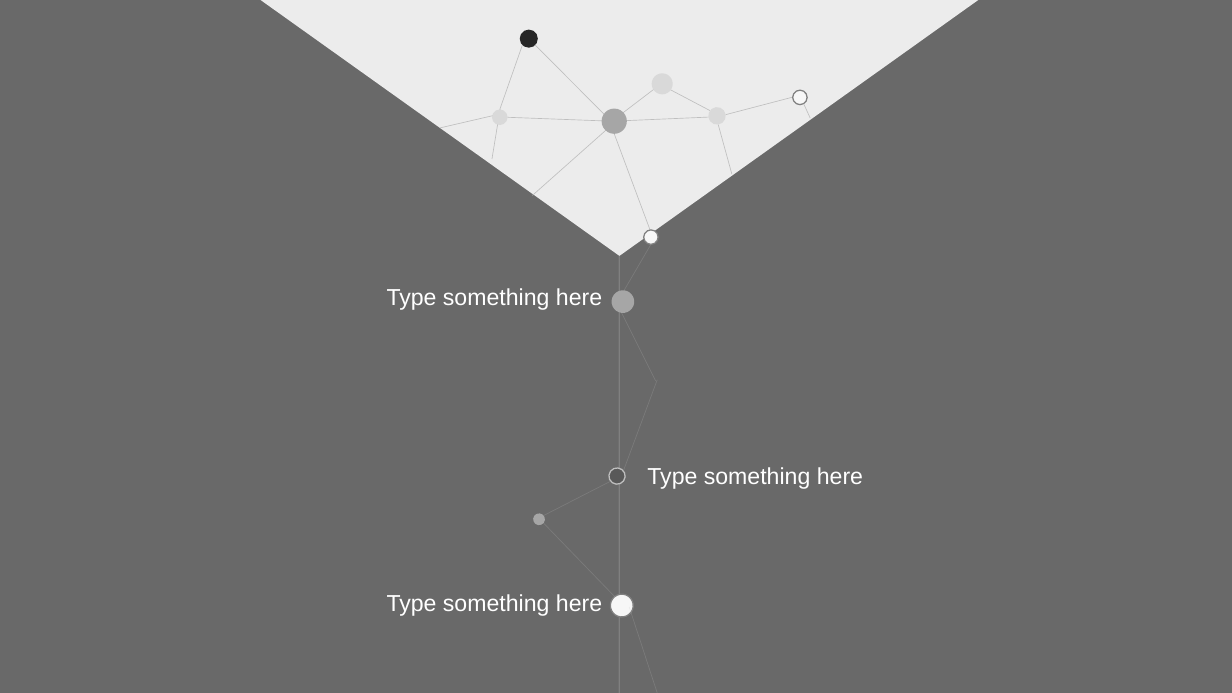
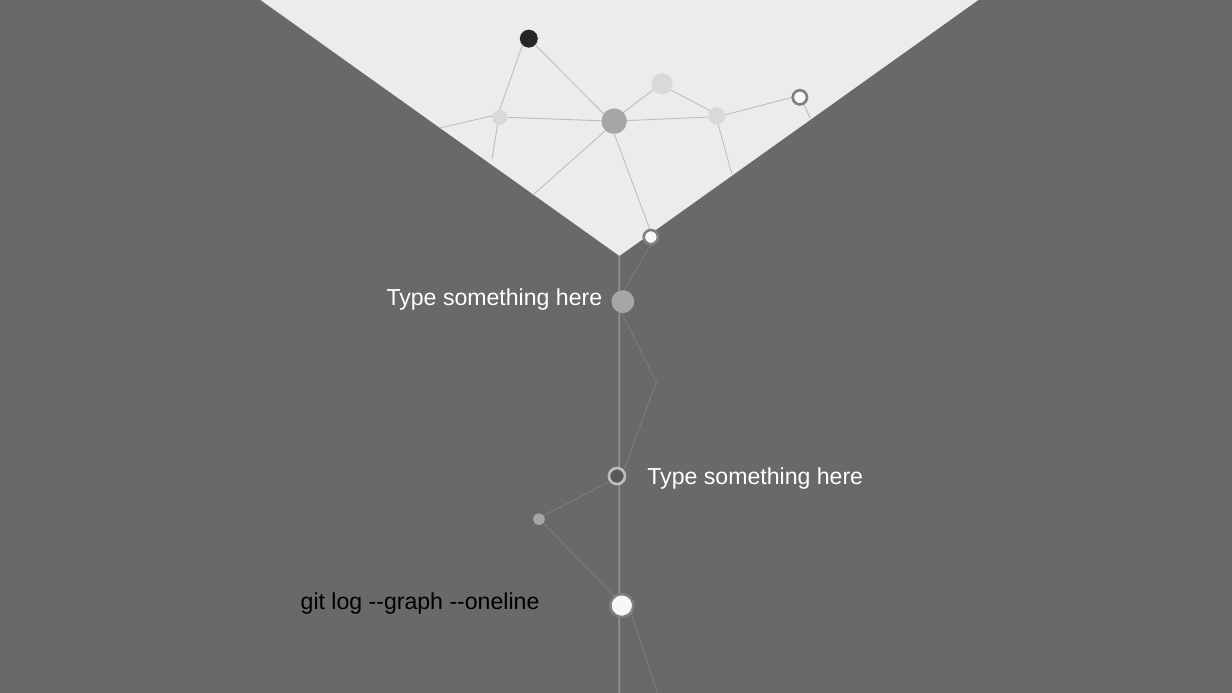
Before and after one commit to SteveJeson/learngit, a slide deck: slide 5 of GIT进阶.pptx (slide 16 before the commit). Drawn at 1232x693 pixels with LibreOffice and Linux fonts; fonts in the diff are those of the drawing. Boxes give left, top, right and bottom in pixels: in the first picture for what was removed or moved away, otherwise in the second. Text is boxed around its words. In the diff, an @@ line names an element or a change of style, - is before the commit and + after.

```diff
--- a/GIT进阶.pptx
+++ b/GIT进阶.pptx
@@ triangle at box(261, 0, 979, 256): proportions changed @@
@@ line (608, 118) - (535, 45): stroke #BFBFBF 0.5 pt to #BFBFBF 0.75 pt @@
@@ line (616, 118) - (661, 84): stroke #BFBFBF 0.5 pt to #BFBFBF 0.75 pt @@
@@ line (608, 121) - (507, 117): stroke #BFBFBF 0.5 pt to #BFBFBF 0.75 pt @@
@@ line (616, 121) - (709, 117): stroke #BFBFBF 0.5 pt to #BFBFBF 0.75 pt @@
@@ line (619, 256) - (619, 693): stroke #FFFFFF 0.5 pt to #FFFFFF 0.75 pt @@
@@ line (622, 313) - (656, 381): stroke #BFBFBF 0.5 pt to #BFBFBF 0.75 pt @@
@@ ellipse at box(608, 467, 627, 485): outline #BFBFBF 1 pt to #BFBFBF 2 pt @@
@@ line (535, 515) - (615, 597): stroke #BFBFBF 0.5 pt to #BFBFBF 0.75 pt @@
@@ text added at box(301, 592, 540, 614), 18 pt, text #000000 @@
+git log --graph --oneline
@@ text removed at box(387, 594, 602, 616) @@
-Type something here
@@ ellipse at box(610, 593, 635, 619): outline #808080 1 pt to #808080 2 pt @@
```
Also in this commit, not shown: 4 other slides changed, 2 slides added, 18 slides removed, 4 other files.
